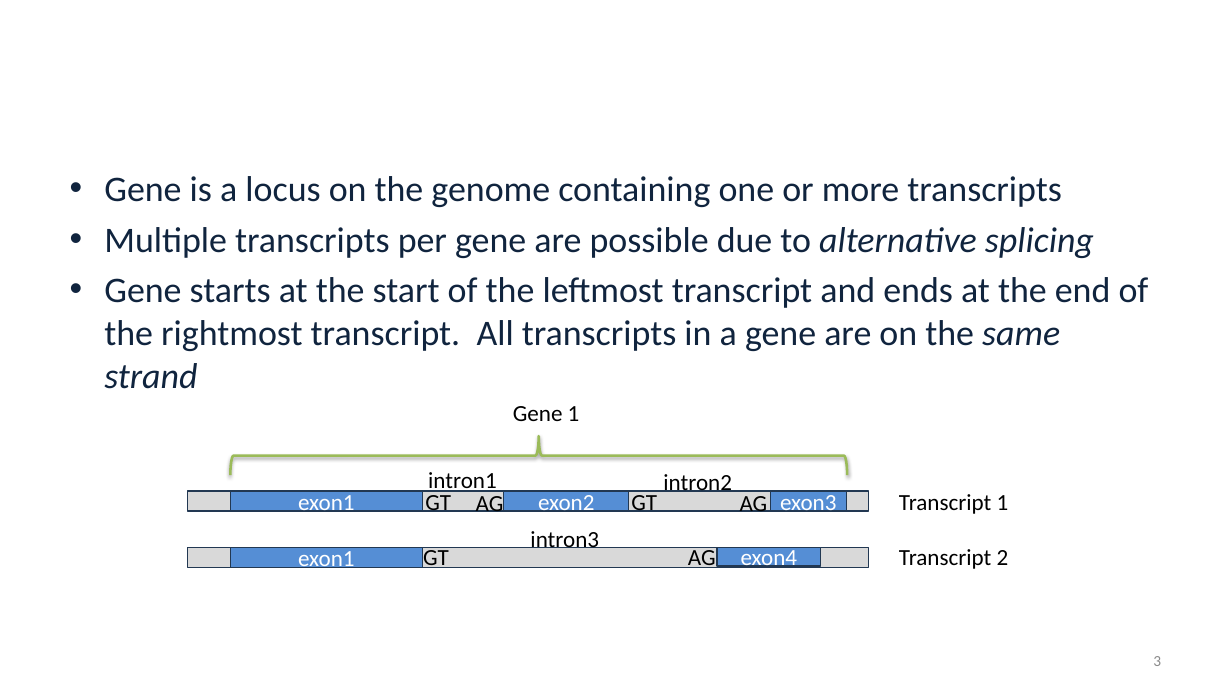
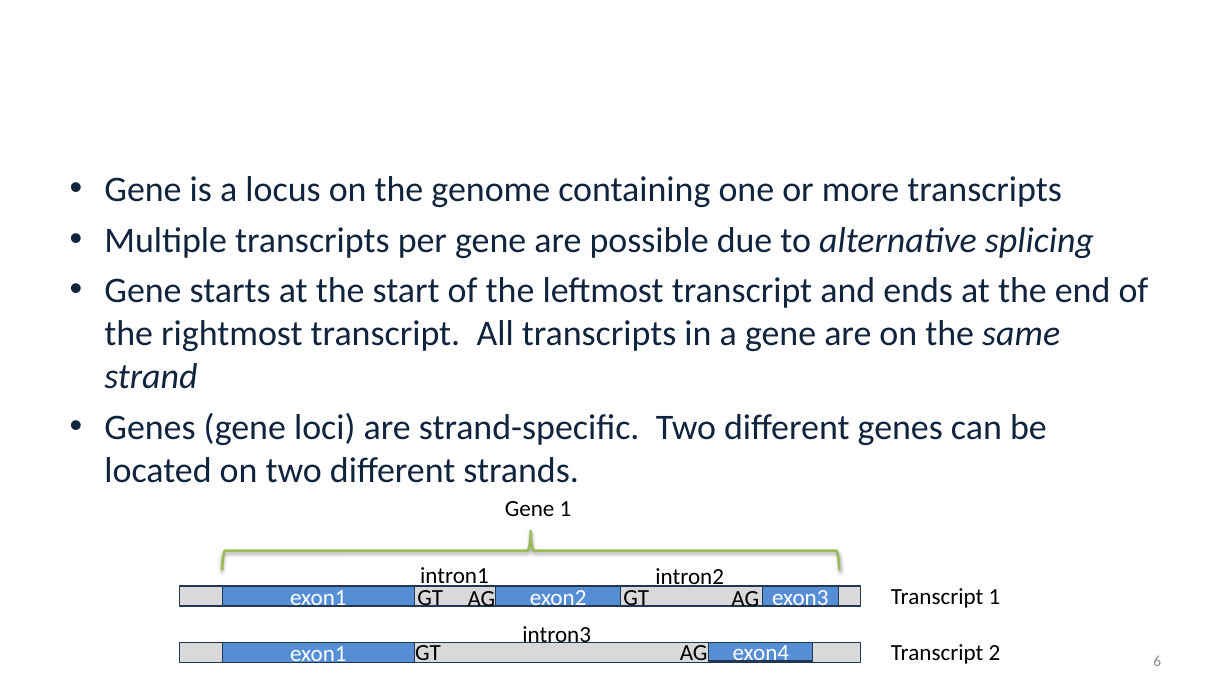
Before and after one commit to alekseyzimin/BME-Algorithms-for-Analysis-of-Genomic-Data, a slide deck: slide 6 of Lectures/Week 9 -- Transcript sequencing and Assembly.pptx (slide 3 before the commit). Drawn at 1232x693 pixels with LibreOffice and Linux fonts; fonts in the diff are those of the drawing; background and template pictures are left out. Boxes give left, top, right and bottom in pixels: in the first picture for what was removed or moved away, otherwise in the second. Text is boxed around its words. In the diff, an @@ line names an element or a change of style, - is before the commit and + after.

```diff
--- a/Lectures/Week 9 -- Transcript sequencing and Assembly.pptx
+++ b/Lectures/Week 9 -- Transcript sequencing and Assembly.pptx
@@ text at <box>104,413,1047,483</box>: paragraph added @@
+• Genes (gene loci) are strand-specific. Two different genes can be located on two different strands.
@@ 8 texts, 5 rectangles, 1 right brace: place and size @@
-8 texts, 5 rectangles, 1 right brace at <box>188,406,1009,569</box>
+8 texts, 5 rectangles, 1 right brace at <box>179,501,1001,664</box>
@@ 4 texts, 2 rectangles: place and size @@
-4 texts, 2 rectangles at <box>230,474,768,567</box>
+4 texts, 2 rectangles at <box>223,568,759,663</box>
@@ page number at <box>1153,655,1161,666</box>: text changed @@
-3
+6
```
Also in this commit, not shown: 3 other slides changed, 4 slides added.
